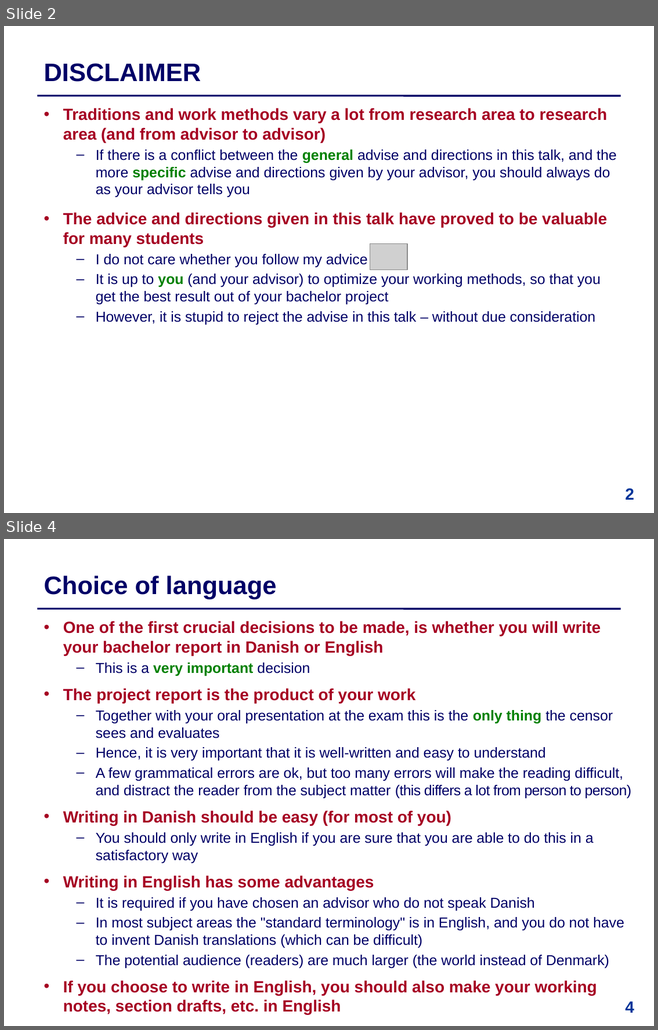
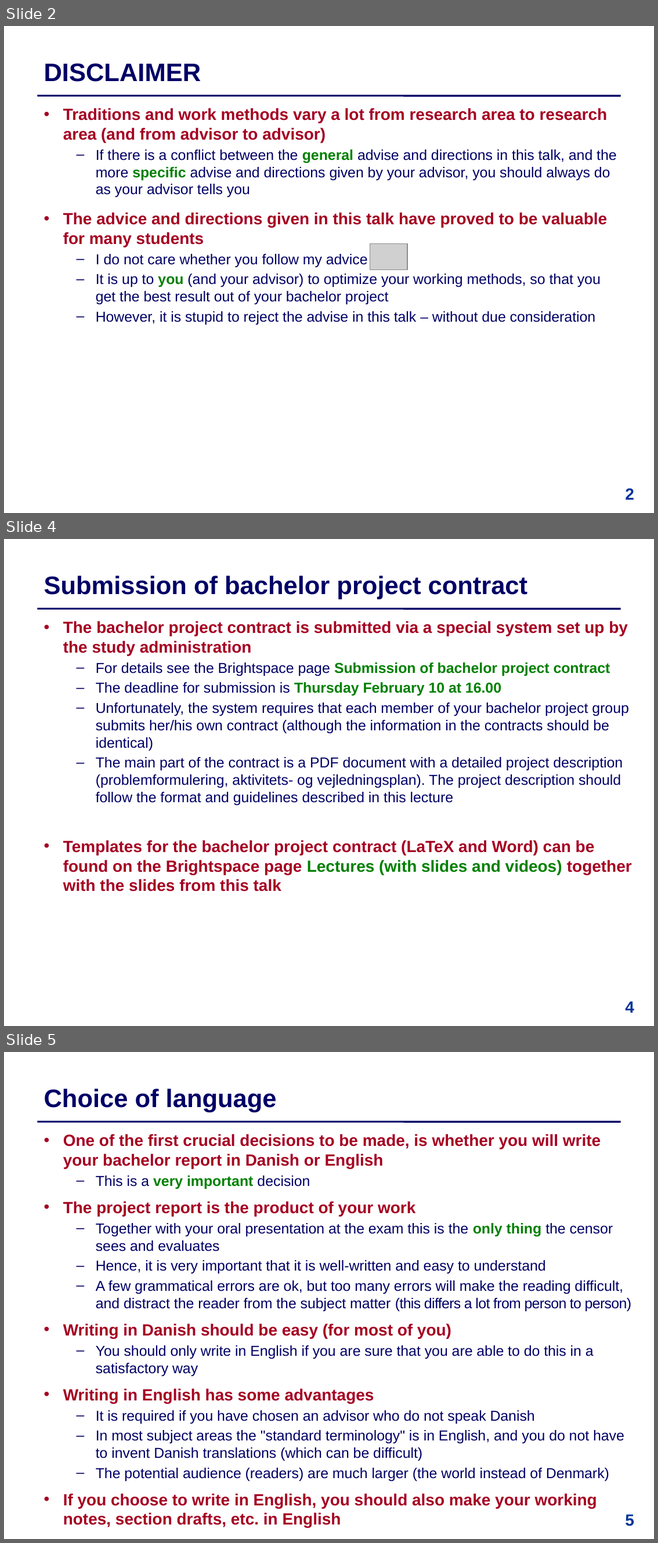
Before and after one commit to IntProgAU/Materiale, a slide deck: web/b22/1_contract/1 Bachelor Contract .pptx. Shown one above the other, each under a label of ours: slides 2 and 4 before the commit, slides 2, 4 and 5 after it; the slides between them are not shown. The pictures are 658x1030 and 658x1543 pixels, drawn with LibreOffice and Linux fonts; fonts in the diff are those of the drawing; grey boxes stand for pictures. Boxes give left, top, right and bottom in pixels: in the first picture for what was removed or moved away, otherwise in the second. Text is boxed around its words. In the diff, an @@ line names an element or a change of style, - is before the commit and + after.

```diff
--- a/web/b22/1_contract/1 Bachelor Contract .pptx
+++ b/web/b22/1_contract/1 Bachelor Contract .pptx
@@ slide 4 added at box(4, 539, 654, 1026), background #FFFFFF; not listed: 1 template element that a slide beside it also shows @@
@@ title added at box(44, 576, 528, 599), 28 pt, text #000066, bold @@
+Submission of bachelor project contract
@@ text added at box(63, 621, 632, 892), 16 pt, text #000066 @@
+  • The bachelor project contract is submitted via a special system set up by the study administration
+  – For details see the Brightspace page Submission of bachelor project contract
+  – The deadline for submission is Thursday February 10 at 16.00
+  – Unfortunately, the system requires that each member of your bachelor project group submits her/his own contract (although the information in the contracts should be identical)
+  – The main part of the contract is a PDF document with a detailed project description (problemformulering, aktivitets- og vejledningsplan). The project description should follow the format and guidelines described in this lecture
+  • Templates for the bachelor project contract (LaTeX and Word) can be found on the Brightspace page Lectures (with slides and videos) together with the slides from this talk
@@ page number added at box(625, 1001, 634, 1013), 18 pt, text #003399, bold @@
+4
@@ what was slide 4 is now slide 5 @@
@@ page number at box(625, 1514, 634, 1526): text changed @@
-4
+5
```
Also in this commit, not shown: 11 slides changed.
